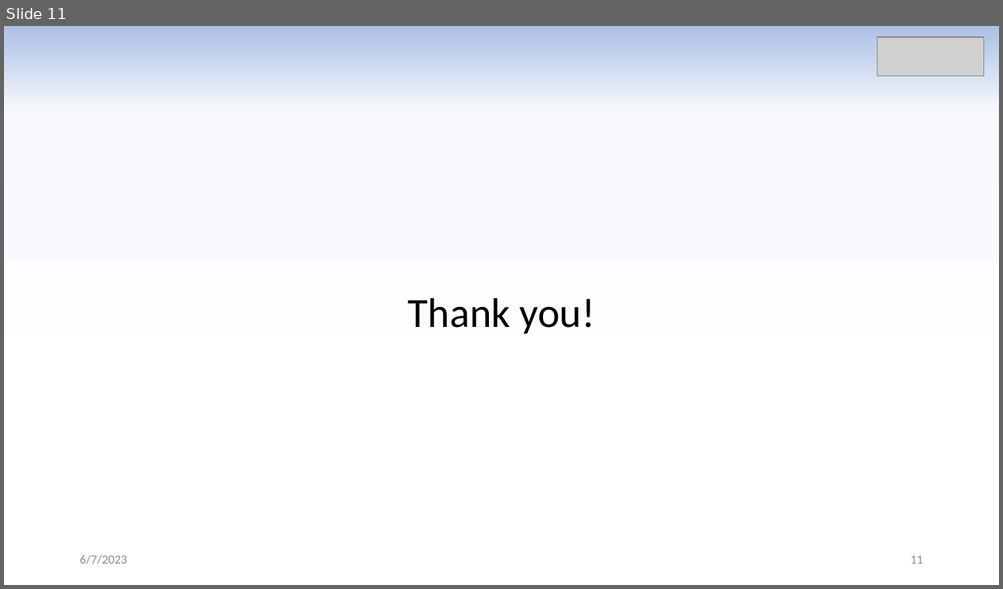
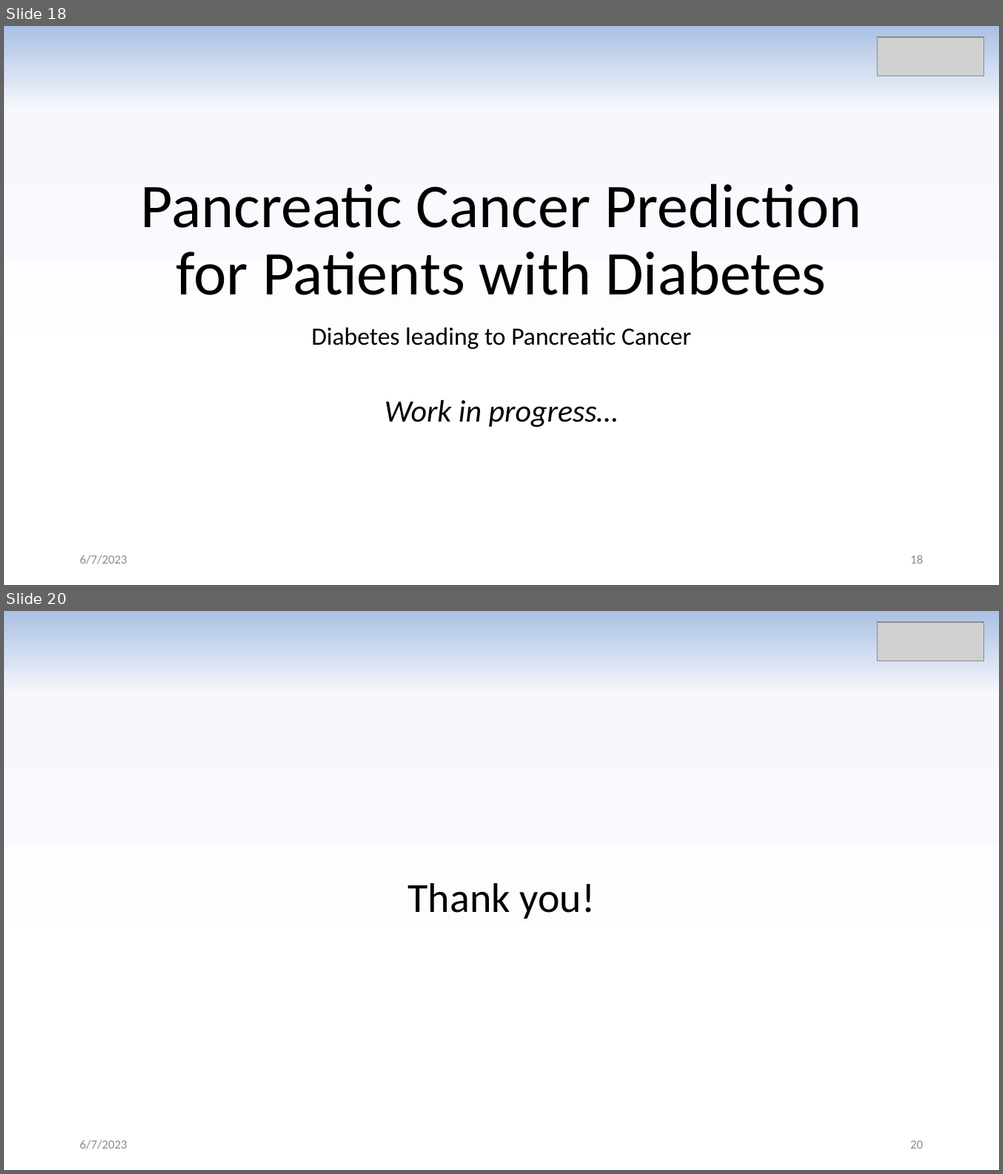
Before and after one commit to m-faisalshahid/AI, a slide deck: Diabetes Type 2 Prediction.pptx. Shown one above the other, each under a label of ours: slide 11 before the commit, slides 18 and 20 after it; the slides between them are not shown. The pictures are 1003x589 and 1003x1174 pixels, drawn with LibreOffice and Linux fonts; fonts in the diff are those of the drawing; grey boxes stand for pictures. Boxes give left, top, right and bottom in pixels: in the first picture for what was removed or moved away, otherwise in the second. Text is boxed around its words. In the diff, an @@ line names an element or a change of style, - is before the commit and + after.

```diff
--- a/Diabetes Type 2 Prediction.pptx
+++ b/Diabetes Type 2 Prediction.pptx
@@ slide 18 added at (x1=4, y1=26, x2=999, y2=585), background gradient #ABC0E4 to #F6F8FC to #FFFFFF @@
@@ picture added at (x1=877, y1=37, x2=983, y2=76) @@
@@ title added at (x1=141, y1=184, x2=861, y2=295), 60 pt, text #000000 @@
+Pancreatic Cancer Prediction for Patients with Diabetes
@@ subtitle added at (x1=311, y1=327, x2=691, y2=349), 24 pt, text #000000 @@
+Diabetes leading to Pancreatic Cancer
@@ text added at (x1=384, y1=400, x2=618, y2=428), 30 pt, text #000000, italic @@
+Work in progress…
@@ text added at (x1=79, y1=555, x2=127, y2=565), 12 pt, text #8C8C8C @@
+6/7/2023
@@ page number added at (x1=910, y1=555, x2=922, y2=564), 12 pt, text #8C8C8C @@
+18
@@ what was slide 11 is now slide 20 @@
@@ page number at (x1=910, y1=1141, x2=922, y2=1149): text changed @@
-11
+20
```
Also in this commit, not shown: 9 slides changed, 8 other slides added, 1 slide removed.
